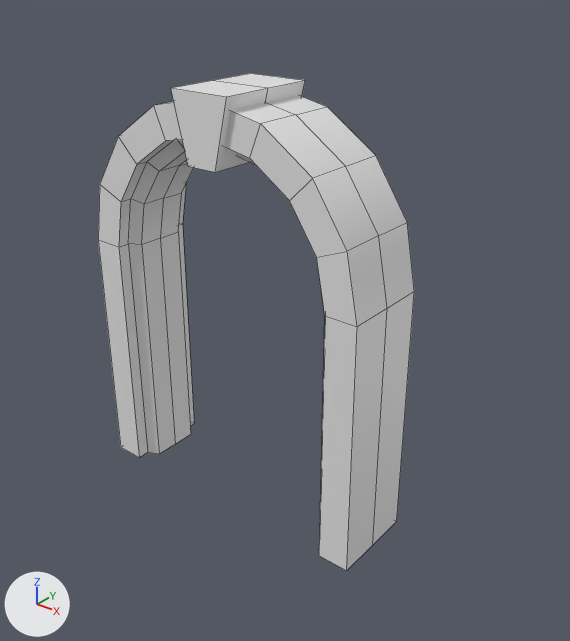
One commit to the FBX model Assets/StaticMeshes/Amalie/Arches/SM_ArchwaySmall.fbx: the scene before it, then after it.
One viewpoint serves both versions: a 50 mm camera at (-0.33, -3.1, 4.19) aimed at (-3.71, 1.12, 1.57). Arrows for +X, +Y and +Z are at lower left; the lights stay in place. Mesh edges are drawn as thin lines. Where no turn or scale is listed for an object, it has been applied to the vertices.

The older version as bpy lines, for what is in view:
```python
me_circle_005 = bpy.data.meshes.new('Circle.005')
me_circle_005.from_pydata(...)  # 122 vertices, 110 faces; spans x -1.25..1.25, y -0.4..0.4, z 0.0..3.3
ob_sm_archwaysmall = bpy.data.objects.new('SM_ArchwaySmall', me_circle_005)
ob_sm_archwaysmall.location = (-4.0, 1.0, 0.0)
```
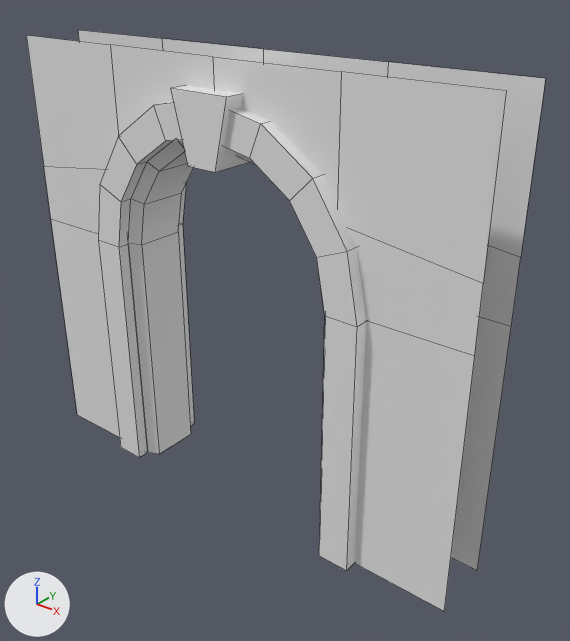
What differs and where, as boxes (x1, y1, x2, y2) in the pictures (570 x 641 px):
'SM_ArchwaySmall', reshaped (64% wider, 17% taller): before (98, 73, 414, 571); after (26, 30, 545, 611)
part 1 of me_circle_005, added: after (26, 35, 506, 611)
part 2 of me_circle_005, added: after (78, 30, 545, 570)
part 3 of me_circle_005, cut back: before (142, 73, 414, 570); after (142, 85, 366, 570)

The edits, one by one:
me_circle_005 is used by ob_sm_archwaysmall; location (-4.0, 1.0, 0.0).
me_circle_005 had 122 vertices, 110 faces and spanned x -1.25..1.25, y -0.4..0.4, z 0.0..3.3.
me_circle_005 now has 132 vertices, 102 faces and spans x -2.0..2.0, y -0.4..0.4, z 0.0..3.5.
me_circle_005 part 1: a new loose piece of 18 vertices spanning x -2.0..2.0, y -0.25, z 0.0..3.5.
me_circle_005 part 2: a new loose piece of 18 vertices spanning x -2.0..2.0, y 0.25, z 0.0..3.5.
Part 3, on me_circle_005:
26 vertices are removed from x -1.25..1.25, y 0.0, z 0.0..3.3.
48 faces are deleted.
24 new faces join them.
